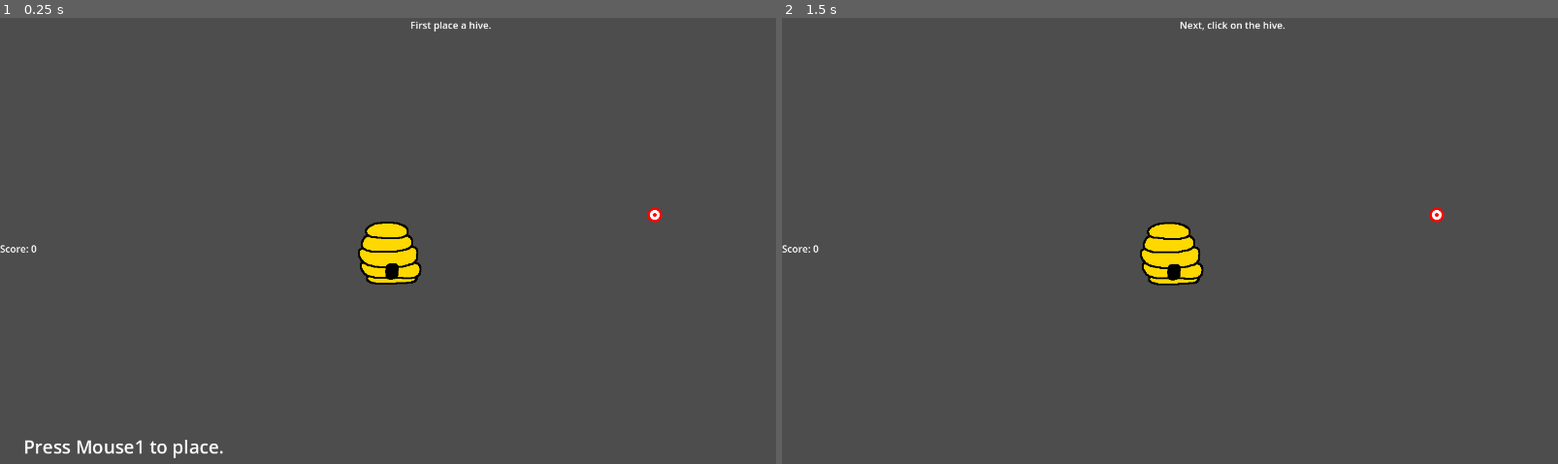
Above: before the commit, frames 1-2 (left to right).
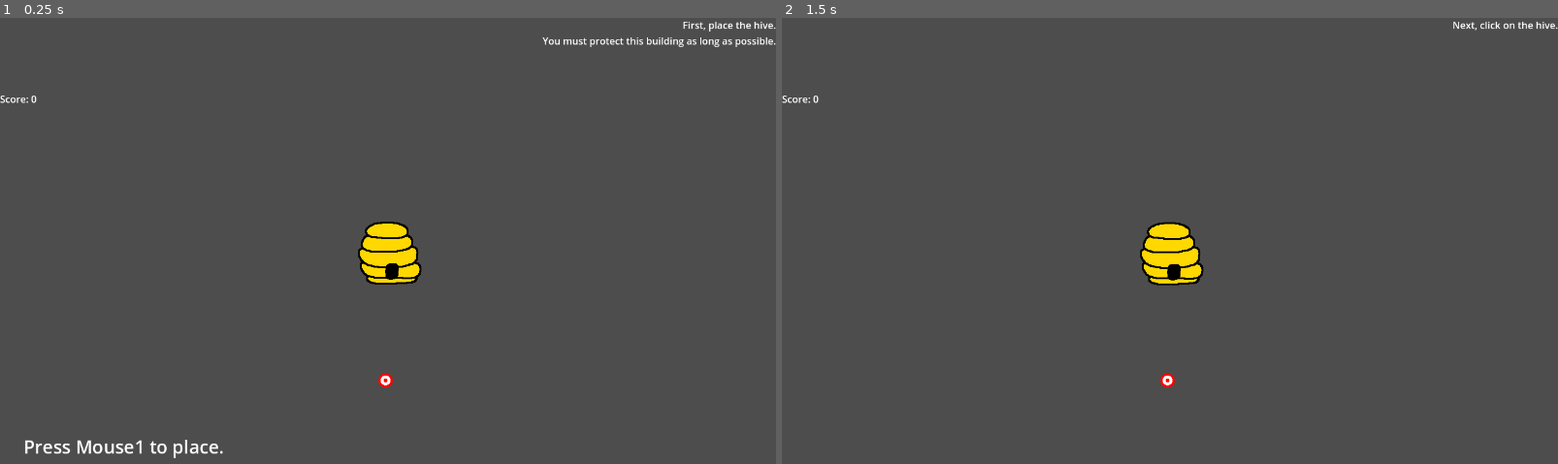
Above: after the commit, the same moments.

Repository: SHyguymoll/EGDxSGDASpring2023
Game: Godot game, scene res://scenes/Main.tscn
Two runs of this game, one before a commit and one after it. Both use one fixed random seed, a clock stepped at 60 frames per second and the inputs below.
Inputs (mouse positions are in pixels of both pictures, inside the frame that each line leads up to):
- Up to frame 1 (0.25 s): no input
- Up to frame 2 (1.5 s): tap Enter at 0.5 s; move the mouse to (1170, 249) at 0.52 s; click (1170, 249) at 0.67 s; tap Space at 1.25 s; move the mouse to (1014, 272) at 1.27 s; click (1014, 272) at 1.42 s

The runs differ from the first frame. In frame 1, 0.6% of the frame differs, in the area x 0-100%, y 0-83%; in frame 2, 0.4%.

Commit message:
It works now

Diff:
--- a/scenes/Enemies/evil_bee_normal.tscn
+++ b/scenes/Enemies/evil_bee_normal.tscn
@@ -14,8 +14,8 @@
 size = Vector2(20, 24)
 
 [sub_resource type="CapsuleShape2D" id="CapsuleShape2D_3cn51"]
-radius = 129.0
-height = 258.0
+radius = 22.0
+height = 44.0
 
 [node name="Bee_Evil" type="CharacterBody2D" node_paths=PackedStringArray("leader")]
 script = ExtResource("1_1lsrh")
@@ -23,7 +23,7 @@
 health_max = 1.0
 atk = 0.2
 atk_timer = 40.0
-speed = 0.5
+speed = 1.0
 accuracy = 0.2
 leader = NodePath("")
 score_gain = 3
--- a/scenes/Enemies/target.tscn
+++ b/scenes/Enemies/target.tscn
@@ -12,8 +12,8 @@
 size = Vector2(20, 24)
 
 [sub_resource type="CapsuleShape2D" id="CapsuleShape2D_3cn51"]
-radius = 129.0
-height = 258.0
+radius = 21.0
+height = 44.0
 
 [node name="Target" type="CharacterBody2D"]
 collision_mask = 0
@@ -22,6 +22,7 @@
 health_max = 0.1
 atk_timer = 1000.0
 accuracy = 0.01
+score_gain = 50
 formation_closeness = 100.0
 team = "Evil"
 
--- a/scenes/Main.tscn
+++ b/scenes/Main.tscn
@@ -38,6 +38,7 @@
 text = "Move Commander"
 
 [node name="TryToSpawn" type="Button" parent="GUI/Bee_Controls"]
+visible = false
 layout_mode = 1
 anchors_preset = -1
 anchor_left = 0.265
@@ -54,14 +55,14 @@
 [node name="UseAbility" type="Button" parent="GUI/Bee_Controls"]
 layout_mode = 1
 anchors_preset = -1
-anchor_left = 0.265
-anchor_top = 0.439
-anchor_right = 0.265
-anchor_bottom = 0.439
-offset_left = 91.8
-offset_top = -36.486
-offset_right = 269.8
-offset_bottom = 40.514
+anchor_left = 0.998
+anchor_top = 0.466
+anchor_right = 0.998
+anchor_bottom = 0.466
+offset_left = -177.44
+offset_top = -38.484
+offset_right = 0.559937
+offset_bottom = 38.516
 grow_vertical = 2
 text = "Use Ability"
 
@@ -136,18 +137,19 @@
 [node name="Message" type="Label" parent="GUI"]
 anchors_preset = 10
 anchor_right = 1.0
-offset_left = 207.0
+offset_left = 663.0
 offset_right = 1.0
-offset_bottom = 348.0
+offset_bottom = 301.0
 grow_horizontal = 2
-horizontal_alignment = 1
+horizontal_alignment = 2
 script = ExtResource("3_vjut1")
 
 [node name="Wave_HUD" type="Control" parent="GUI"]
 layout_mode = 3
 anchors_preset = 0
+offset_top = -1.0
 offset_right = 213.0
-offset_bottom = 123.0
+offset_bottom = 122.0
 
 [node name="CurrentWave" type="Label" parent="GUI/Wave_HUD"]
 layout_mode = 1
@@ -164,12 +166,12 @@
 grow_vertical = 0
 
 [node name="Score" type="Label" parent="GUI"]
-anchors_preset = 4
-anchor_top = 0.5
-anchor_bottom = 0.5
-offset_top = -11.5
-offset_right = 40.0
-offset_bottom = 11.5
+anchors_preset = -1
+anchor_top = 0.178
+anchor_bottom = 0.178
+offset_top = -13.28
+offset_right = 52.0
+offset_bottom = 12.72
 grow_vertical = 2
 text = "Score: "
 
@@ -177,10 +179,9 @@
 follow_viewport_enabled = true
 
 [node name="Target" parent="GameplayContainer" instance=ExtResource("3_1b7p5")]
-position = Vector2(1080, 327)
+position = Vector2(636, 600)
 
 [connection signal="pressed" from="GUI/Bee_Controls/MoveCommander" to="." method="_on_move_commander_pressed"]
-[connection signal="pressed" from="GUI/Bee_Controls/TryToSpawn" to="." method="_on_try_to_spawn_pressed"]
 [connection signal="pressed" from="GUI/Bee_Controls/UseAbility" to="." method="_on_use_ability_pressed"]
 [connection signal="pressed" from="GUI/Hive_Controls/BuildingAction" to="." method="_on_building_action_pressed"]
 [connection signal="pressed" from="GUI/Hive_Controls/LevelBuilding" to="." method="_on_level_building_pressed"]
--- a/scenes/Player/building/Hive.tscn
+++ b/scenes/Player/building/Hive.tscn
@@ -12,11 +12,15 @@
 [sub_resource type="RectangleShape2D" id="RectangleShape2D_psmdc"]
 size = Vector2(128, 129)
 
+[sub_resource type="CapsuleShape2D" id="CapsuleShape2D_5b5of"]
+radius = 93.0
+height = 186.0
+
 [node name="Base" type="StaticBody2D"]
 input_pickable = true
 script = ExtResource("1_au5p4")
-spawn_time = 100
-spawn_timer = 100
+spawn_time = 300
+spawn_timer = 300
 health = 10.0
 health_max = 10.0
 building_name = "Hive"
@@ -69,5 +73,12 @@
 position = Vector2(0, 0.5)
 shape = SubResource("RectangleShape2D_psmdc")
 
+[node name="HurtBox" type="Area2D" parent="."]
+collision_layer = 4
+collision_mask = 8
+
+[node name="EffectArea" type="CollisionShape2D" parent="HurtBox"]
+shape = SubResource("CapsuleShape2D_5b5of")
+
 [connection signal="mouse_entered" from="." to="." method="_on_mouse_entered"]
 [connection signal="mouse_exited" from="." to="." method="_on_mouse_exited"]
--- a/scenes/Player/commander/bee_leader_base.tscn
+++ b/scenes/Player/commander/bee_leader_base.tscn
@@ -19,8 +19,11 @@
 [ext_resource type="Texture2D" uid="uid://cpcw88qrfws71" path="res://art/GUI/BeeBars/Commander/SpawnBee/SpawnBee_Progress.png" id="14_2uj2u"]
 [ext_resource type="Texture2D" uid="uid://vollrn8221ca" path="res://art/GUI/BeeBars/Solder/Attack_Under.png" id="15_3n1e0"]
 [ext_resource type="Texture2D" uid="uid://ck2nc2oy2oxj5" path="res://art/GUI/BeeBars/Solder/Attack_Progress.png" id="16_wc7hc"]
+[ext_resource type="Texture2D" uid="uid://etvfejfmcfe6" path="res://art/GUI/BeeBars/Commander/GenericAbility/GenericAbility_Under.png" id="21_lt0fp"]
 [ext_resource type="Texture2D" uid="uid://ddb2b1bcxdp3p" path="res://art/GUI/BeeBars/Health_Under.png" id="21_pv4yx"]
 [ext_resource type="Texture2D" uid="uid://dqkpru27xaq4t" path="res://art/GUI/BeeBars/Health_Progress.png" id="22_6wgvs"]
+[ext_resource type="Texture2D" uid="uid://chjd3c7474a8s" path="res://art/GUI/BeeBars/Commander/GenericAbility/GenericAbility_Progress.png" id="22_kpxgc"]
+[ext_resource type="Texture2D" uid="uid://hbwunywr1eaj" path="res://art/YourTeam/BeeCommander/DetectCircle.png" id="24_1o2b0"]
 
 [sub_resource type="SpriteFrames" id="SpriteFrames_ggquk"]
 animations = [{
@@ -114,6 +117,7 @@
 spawn_timer = 125
 ability_time = 150
 ability_timer = 300
+ability_desc = "Speed Up, Health Down"
 resp_timer = 300
 encounter_move = "rushdown"
 health = 5.0
@@ -126,11 +130,8 @@
 team = "Player"
 
 [node name="Animate" type="AnimatedSprite2D" parent="."]
-position = Vector2(0, -4)
 sprite_frames = SubResource("SpriteFrames_ggquk")
-animation = &"Attack"
-frame = 3
-frame_progress = 1.0
+animation = &"Idle"
 script = ExtResource("12_g00ef")
 
 [node name="HurtBox" type="Area2D" parent="."]
@@ -200,8 +201,21 @@
 texture_progress = ExtResource("14_2uj2u")
 metadata/_edit_use_anchors_ = true
 
+[node name="BeeAbilityBar" type="TextureProgressBar" parent="."]
+offset_left = -64.0
+offset_top = 53.0
+offset_right = 64.0
+offset_bottom = 69.0
+value = 29.0
+texture_under = ExtResource("21_lt0fp")
+texture_progress = ExtResource("22_kpxgc")
+metadata/_edit_use_anchors_ = true
+
 [node name="SelectLight" type="Sprite2D" parent="."]
 texture = ExtResource("11_a6jey")
+
+[node name="DetectionCircle" type="Sprite2D" parent="."]
+texture = ExtResource("24_1o2b0")
 
 [connection signal="input_event" from="." to="." method="_on_input_event"]
 [connection signal="mouse_entered" from="." to="." method="_on_mouse_entered"]
--- a/scenes/Player/solder/bee_normal.tscn
+++ b/scenes/Player/solder/bee_normal.tscn
@@ -26,7 +26,6 @@
 orbit_velocity_max = 0.0
 
 [node name="Bee_Normal" type="CharacterBody2D" node_paths=PackedStringArray("leader")]
-collision_mask = 0
 script = ExtResource("1_ye7mx")
 health = 1.0
 health_max = 1.0
@@ -39,7 +38,6 @@
 team = "Player"
 
 [node name="Animate" type="AnimatedSprite2D" parent="."]
-position = Vector2(0, -2)
 sprite_frames = ExtResource("2_46hi2")
 animation = &"Idle"
 script = ExtResource("8_4ydvr")
@@ -61,7 +59,6 @@
 [node name="PhysicsBox" type="CollisionShape2D" parent="."]
 position = Vector2(0, 1)
 shape = SubResource("RectangleShape2D_3gs5l")
-disabled = true
 
 [node name="AttackBar" type="TextureProgressBar" parent="."]
 anchors_preset = 8
--- a/scripts/Animate/Bee_Base_Animate.gd
+++ b/scripts/Animate/Bee_Base_Animate.gd
@@ -10,6 +10,13 @@
 	play()
 
 func _physics_process(_delta):
+	match get_parent().mode:
+		"hover", "directed", "follow":
+			anim_state = "Idle"
+		"attack", "post_attack":
+			anim_state = "Attack"
+		"death":
+			anim_state = "Death"
 	animation = anim_state
 	match anim_state:
 		"Idle":
@@ -17,9 +24,10 @@
 			if abs(timer) > MAX_FLY_POS:
 				dir = -(dir)
 			position.y = timer
+			position.x = 0
 		"Attack":
 			timer += dir
 			if abs(timer) > MAX_CIRC:
 				timer = 0
-			position.y = sin(timer)
-			position.x = cos(timer)
+			position.y = sin(timer) * 2
+			position.x = cos(timer) * 2
--- a/scripts/GameState/Main.gd
+++ b/scripts/GameState/Main.gd
@@ -41,20 +41,24 @@
 
 var tutorial : int = 0
 var message_bank = [
-	"First place a hive.",
+	"First, place the hive.
+	You must protect this building as long as possible.",
 
 	"Next, click on the hive.",
 
 	"Now click 'Do Building Action' to spawn your first Commander Bee.",
 
-	"Each hive can only have one Commander Bee per levelup, but each Commander Bee generates a number of Soldier bees to lead.
+	"Each hive can only have one Commander Bee per levelup,
+	but each Commander Bee generates a number of Soldier bees to lead.
 	Click on the Commander Bee.",
 
-	"Click on 'Spawn Bee' once the 'Bee Create' bar disappears to spawn a Soldier Bee on the Commander.",
+	"Click on 'Spawn Bee' once the 'Bee Create' bar disappears
+	to spawn a Soldier Bee on the Commander.",
 
 	"Now you have a Soldier Bee. Commander Bees automatically use these to fight.
-	Winning fights gets you Honey Points which can be used to level up your Hive and Commander Bee.
-	Soldier Bees can perish, but Commander Bees teleport back to their Hive when their health is depleted for a small Honey Point fee.
+	Winning fights gets you Honey Points which can be used to level up your Hive.
+	Soldier Bees can perish, but Commander Bees teleport back to their Hive
+	when their health is depleted for a small Honey Point fee.
 	Now click 'Move Commander'.",
 
 	"Move the Commander Bee however you want.
@@ -68,6 +72,7 @@
 	enemy_bees.append($GameplayContainer/Target)
 	$Camera.position = get_viewport_rect().size / 2
 	selected_building = player_hive.instantiate()
+	player_builds.append(selected_building)
 	$GameplayContainer.add_child(selected_building)
 	mode = "Building Place"
 	Position_Controls.get_node("Label").text = "Press Mouse1 to place."
@@ -75,8 +80,6 @@
 
 func random_pos():
 	return Vector2(randf() - 0.5, randf() - 0.5) * 100
-
-#leader could be Bee_Leader, Building
 
 func spawn_player_bee(bee_scene : PackedScene, leader : Bee_Leader, building : Building, pos : Vector2):
 	var new_bee : Bee = bee_scene.instantiate()
@@ -110,7 +113,7 @@
 	for tar in targets:
 		if tar.target == to_target:
 			return
-	attach_target(to_target, from_source, texture)
+	return attach_target(to_target, from_source, texture)
 
 func attach_target(to_target : Node2D, from_source : Node2D, texture : String):
 	var new_target : Target = target_ret.instantiate()
@@ -231,12 +234,16 @@
 
 func buildings(builds : Array[Building]):
 	for build in builds:
-		if build.ability_queued:
-			build.use_ability()
+		build.use_passive()
+		build.tick_timers()
 
 func passives(bees):
 	for bee in bees:
 		bee.tick_timers()
+		if bee is Bee_Leader:
+			if bee.spawn_time == bee.spawn_timer and len(bee.squad) <= bee.soldier_limit:
+				bee.spawn_time = 0
+				spawn_player_bee(load(bee.spawn), bee, null, bee.global_position)
 
 func player_turn():
 	movement(player_bees)
@@ -265,7 +272,13 @@
 			tar.global_position = get_global_mouse_position()
 			continue
 		else:
-			tar.global_position = tar.target.global_position
+			if is_instance_valid(tar.target):
+				tar.source.mode = "directed"
+				tar.global_position = tar.target.global_position
+			else:
+				ref_list.erase(tar)
+				tar.queue_free()
+				continue
 		if tar.source is Bee and !(tar.source is Bee_Leader):
 			tar.source.mode = "directed"
 			tar.source.current_target = tar
@@ -300,6 +313,7 @@
 		mode = "View"
 	$GUI/Score.text = "Score: " + str(honey_points)
 	Bee_Controls.visible = (selected_leader != null) and (mode == "View")
+	Bee_Controls.get_node("UseAbility").text = ("Use Ability: " + selected_leader.ability_desc) if selected_leader != null else "Use Ability"
 	Hive_Controls.visible = (selected_building != null) and (mode == "View")
 	if selected_building != null:
 		Hive_Controls.get_node("LevelBuilding").text = "Level Up Building (cost: {0})".format([selected_building.level_cost])
@@ -309,6 +323,8 @@
 
 	match mode:
 		"Movement Marker":
+			if !is_instance_valid(current_target):
+				current_target = null
 			if current_target.used:
 				current_target = null
 				mode = "View"
@@ -330,36 +346,23 @@
 
 func _on_move_commander_pressed():
 	mode = "Movement Marker"
+	if selected_leader.current_target != null:
+		targets.erase(selected_leader.current_target)
+		selected_leader.current_target.queue_free()
 	current_target = target_ret.instantiate()
 	current_target.texture = "move"
 	current_target.used = false
 	targets.append(current_target)
 	$GameplayContainer.add_child(current_target)
-	if selected_leader.current_target != null:
-		targets.erase(selected_leader.current_target)
-		selected_leader.current_target.queue_free()
 	selected_leader.current_target = current_target
-	selected_leader.mode = "directed"
-
-func _on_try_to_spawn_pressed():
-	if selected_leader.spawn_time == selected_leader.spawn_timer:
-		if len(selected_leader.squad) <= selected_leader.soldier_limit:
-			selected_leader.spawn_time = 0
-			spawn_player_bee(load(selected_leader.spawn), selected_leader, null, selected_leader.global_position)
-		else:
-			Message.message("Commander reached bee limit", 1.0)
-	else:
-		Message.message("Commander can't create a bee yet", 1.0)
-
+	selected_leader.mode = "hover"
 
 func _on_use_ability_pressed():
-	if selected_leader.ability_time == selected_leader.ability_timer:
-		selected_leader.ability_time = 0
+	if selected_leader.ability_available():
 		selected_leader.use_ability()
 
 func _on_building_action_pressed():
-	if selected_building.spawn_time == selected_building.spawn_timer:
-		selected_building.spawn_time = 0
+	if selected_building.ability_available():
 		selected_building.use_ability()
 
 func _on_destroy_building_pressed():
--- a/scripts/GameState/TargetPosition.gd
+++ b/scripts/GameState/TargetPosition.gd
@@ -4,6 +4,7 @@
 
 @onready var worldspace : world = get_tree().get_root().get_node("Stage")
 var used : bool
+var force_delete : bool = true
 @onready var movement_completed = false
 @export var textures = {
 	"move" : "res://art/GUI/Reticles/SelectionReticle.png",
--- a/scripts/GameState/bee_base.gd
+++ b/scripts/GameState/bee_base.gd
@@ -44,6 +44,7 @@
 	$AttackBar.visible = ($AttackBar.value < 100)
 	$HealthBar.value = (health/health_max) * 100
 	$HealthBar.visible = ($HealthBar.value < 100)
+
 
 func pick_location():
 	match mode:
@@ -96,7 +97,6 @@
 
 func attack_enemy():
 	atk_time = 0
-	$Animate.anim_state = "Attack"
 	can_hurt.pick_random().pain(atk, accuracy)
 
 func tick_timers():
@@ -104,10 +104,8 @@
 	check_attack()
 
 func check_attack():
-	if (atk_time > ((atk_timer / 5) - 1)):
+	if atk_time == atk_timer:
 		reset_mode()
-		if $Animate.is_playing() == false:
-			$Animate.anim_state = "Idle"
 
 func pain(dmg: float, dmg_accuracy: float):
 	if randf() > (accuracy - dmg_accuracy)/accuracy:
--- a/scripts/GameState/bee_leader_base.gd
+++ b/scripts/GameState/bee_leader_base.gd
@@ -6,6 +6,7 @@
 @export var spawn_timer : int
 @export var ability_time : int
 @export var ability_timer : int
+@export var ability_desc : String
 @export var resp_time : int
 @export var resp_timer : int
 @export var encounter_move : String
@@ -42,7 +43,7 @@
 		active = true
 
 func change_enemy(): #for Commanders
-	if len(can_see) > 0:
+	if len(can_see) > 0 and len(squad) > 0:
 		match encounter_move:
 			"rushdown": #just pick a new one without any thought
 				current_enemy = can_see.pick_random()
@@ -55,8 +56,16 @@
 func leader_on_attack(): #ditto
 	pass
 
+func ability_available():
+	return (ability_time == ability_timer)
+
 func use_ability(): #ditthree
-	pass
+	ability_time = 0
+	speed *= 1.5
+	health /= 1.5
+	for bee in squad:
+		bee.speed *= 2
+		bee.health /= 1.5
 
 func _on_mouse_entered():
 	hovered = true
@@ -75,6 +84,8 @@
 	@warning_ignore("integer_division")
 	$BeeCreateBar.value = (float(spawn_time)/spawn_timer) * 100
 	$BeeCreateBar.visible = ($BeeCreateBar.value < 100)
+	$BeeAbilityBar.value = (float(ability_time)/ability_timer) * 100
+	$BeeAbilityBar.visible = ($BeeAbilityBar.value < 100)
 
 	$HurtBox.monitorable = active
 	$HurtBox.monitoring = active
--- a/scripts/GameState/building_base.gd
+++ b/scripts/GameState/building_base.gd
@@ -3,7 +3,7 @@
 extends StaticBody2D
 
 @onready var level = 0
-const level_costs = [50, 100, 9223372036854775807] #lmao
+const level_costs = [10, 30, 9223372036854775807] #lmao
 var level_cost
 @export var spawn_time : int
 @export var spawn_timer : int
@@ -26,7 +26,7 @@
 
 func tick_timers():
 	spawn_time = min(spawn_time + 1, spawn_timer)
-	health = min(health + 0.1*(level+1), health_max)
+	health = min(health + 0.001*(level), health_max)
 
 func _on_mouse_entered():
 	hovered = true and placed
@@ -58,9 +58,15 @@
 func pain(dmg: float, _accuracy: float):
 	health -= dmg
 
+func ability_available():
+	return (len(commanders) <= level) and (spawn_time == spawn_timer)
+
 func use_ability():
-	if len(commanders) <= level:
-		worldspace.spawn_player_bee(create, null, self, global_position)
+	worldspace.spawn_player_bee(create, null, self, global_position)
+	spawn_time = 0
+
+func use_passive():
+	pass
 
 func level_building(new_val : int):
 	level = new_val
--- a/scripts/GameState/evil_bee_extend.gd
+++ b/scripts/GameState/evil_bee_extend.gd
@@ -8,11 +8,6 @@
 	worldspace.honey_points += score_gain
 	queue_free()
 
-func post_attack():
-	if (atk_time > ((atk_timer / 5) - 1)):
-		if $Animate.is_playing() == false:
-			$Animate.anim_state = "Idle"
-
 func pick_location(): #no logic to change target based on mode, no need to change target
 	target_position = target_position
 
Not shown: 3 places in art/Enemies/BeeSoldier/Base/bee_evil.tres that only renumber resources
Binary file added: art/GUI/BeeBars/Commander/GenericAbility/GenericAbility_Progress.png
Not shown, added: art/GUI/BeeBars/Commander/GenericAbility/GenericAbility_Progress.png.import
Binary file added: art/GUI/BeeBars/Commander/GenericAbility/GenericAbility_Under.png
Not shown, added: art/GUI/BeeBars/Commander/GenericAbility/GenericAbility_Under.png.import
Binary file added: art/YourTeam/BeeCommander/DetectCircle.png
Not shown, added: art/YourTeam/BeeCommander/DetectCircle.png.import
Not shown: 1 places in scenes/Player/building/Hive.tscn that only renumber resources
Not shown: 1 places in scenes/Player/commander/bee_leader_base.tscn that only renumber resources
